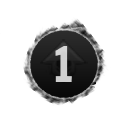
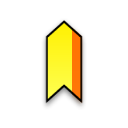
Comparing the layer stacks of the two 128 × 128 images. Changes:
showed group "Trails" (4 layers) over [40, 18, 87, 110]
showed "trail_yellow", painted on it over [40, 18, 87, 110]
hid group "Notes" (6 layers) over [23, 18, 108, 108]
